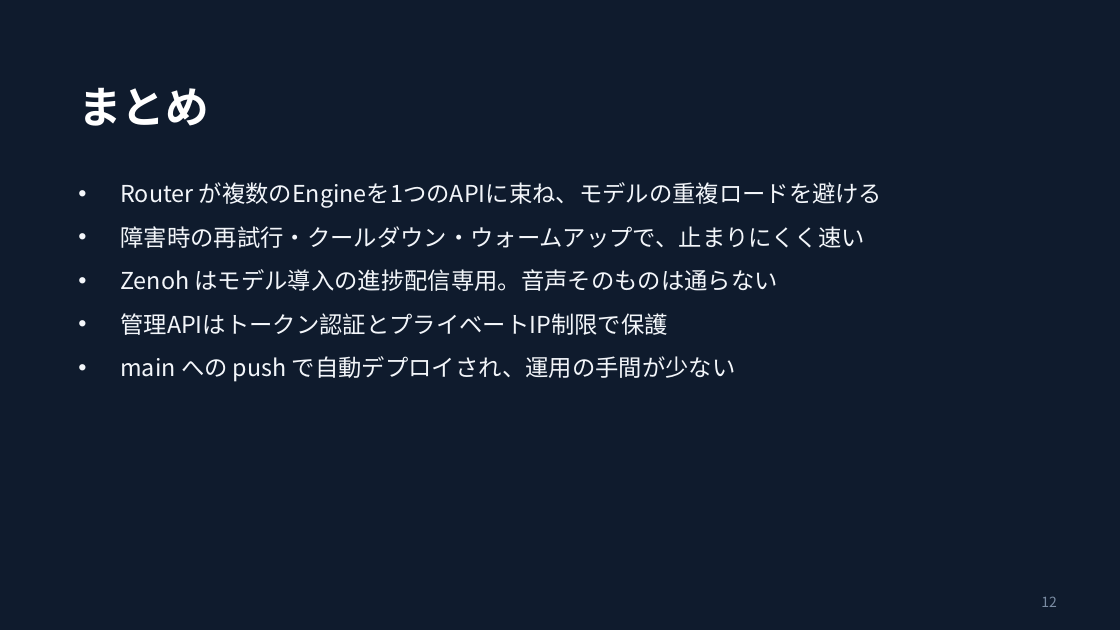
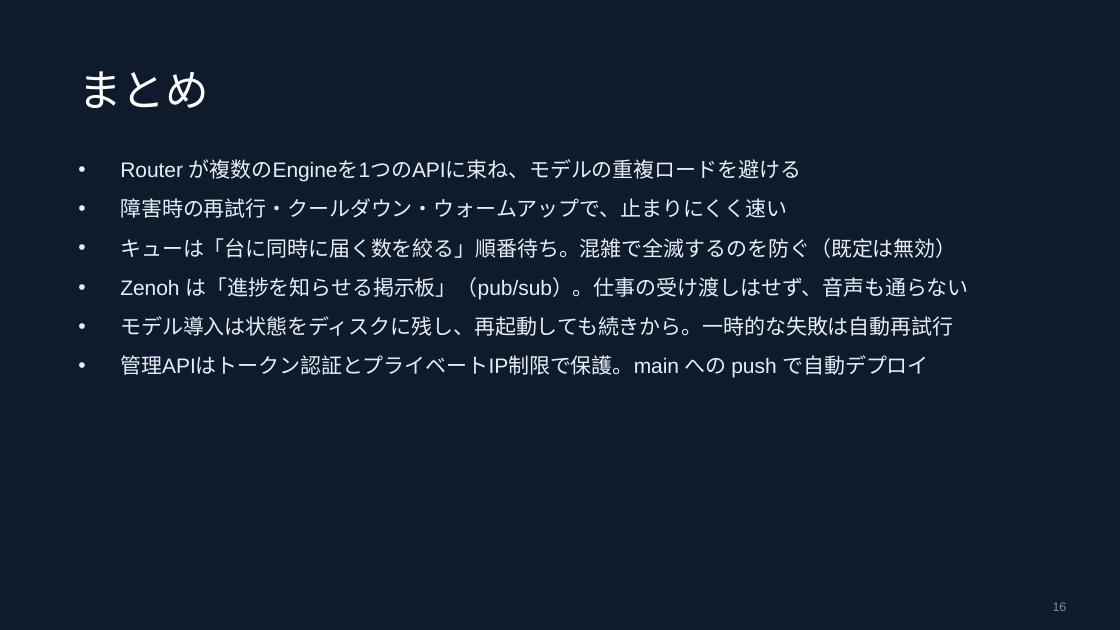
Before and after one commit to hit1023/hit-aivis-router, a slide deck: slide 16 of docs/aivis-router-architecture.pptx (slide 12 before the commit). Drawn at 1120x630 pixels with LibreOffice and Linux fonts; fonts in the diff are those of the drawing. Boxes give left, top, right and bottom in pixels: in the first picture for what was removed or moved away, otherwise in the second. Text is boxed around its words. In the diff, an @@ line names an element or a change of style, - is before the commit and + after.

```diff
--- a/docs/aivis-router-architecture.pptx
+++ b/docs/aivis-router-architecture.pptx
@@ text "まとめ" moved from (x1=78, y1=87, x2=209, y2=126) to (x1=78, y1=71, x2=209, y2=108) @@
@@ text "まとめ" at (x1=78, y1=71, x2=209, y2=108): font Noto Sans CJK JP to Arial, bold off @@
@@ text "Router が複数のEngineを1つのAPIに束ね、モデルの重複ロードを避ける" moved from (x1=120, y1=182, x2=882, y2=382) to (x1=120, y1=159, x2=968, y2=378) @@
@@ text at (x1=120, y1=159, x2=801, y2=218): size 15 to 13.5 pt, font Noto Sans CJK JP to Arial, text colour #F3F6FA to #E6EDF5 in "Router が複数のEngineを1つのAPIに束ね、モデルの重複ロードを避ける", "障害時の再試行・クールダウン・ウォームアップで、止まりにくく速い"; less space between paragraphs @@
@@ text at (x1=120, y1=238, x2=968, y2=378): text changed; size 15 to 13.5 pt; font Noto Sans CJK JP to Arial; text colour #F3F6FA to #E6EDF5 @@
-• Zenoh はモデル導入の進捗配信専用。音声そのものは通らない
-• 管理APIはトークン認証とプライベートIP制限で保護
-• main への push で自動デプロイされ、運用の手間が少ない
+• キューは「台に同時に届く数を絞る」順番待ち。混雑で全滅するのを防ぐ（既定は無効）
+• Zenoh は「進捗を知らせる掲示板」（pub/sub）。仕事の受け渡しはせず、音声も通らない
+• モデル導入は状態をディスクに残し、再起動しても続きから。一時的な失敗は自動再試行
+• 管理APIはトークン認証とプライベートIP制限で保護。main への push で自動デプロイ
@@ page number removed at (x1=1041, y1=596, x2=1057, y2=607) @@
-12
@@ page number added at (x1=1053, y1=602, x2=1067, y2=611), 8 pt, text #7A8CA3 @@
+16
```
Also in this commit, not shown: 10 other slides changed, 5 slides added, 1 slide removed, 1 other file.
